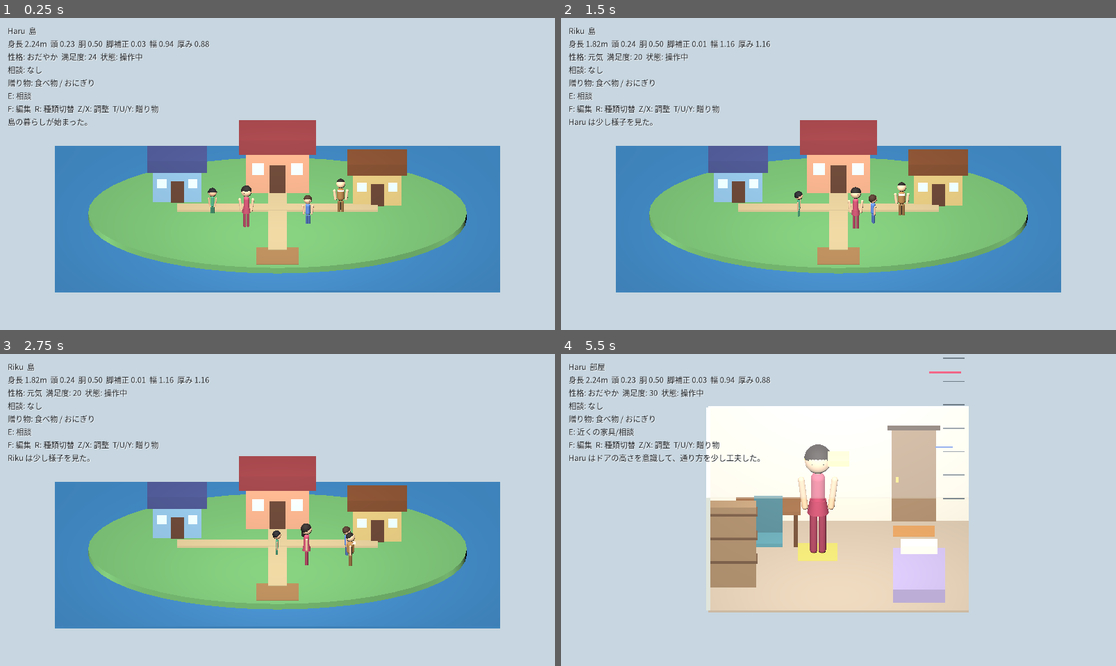
Above: before the commit, frames 1-4 (two rows, left to right).
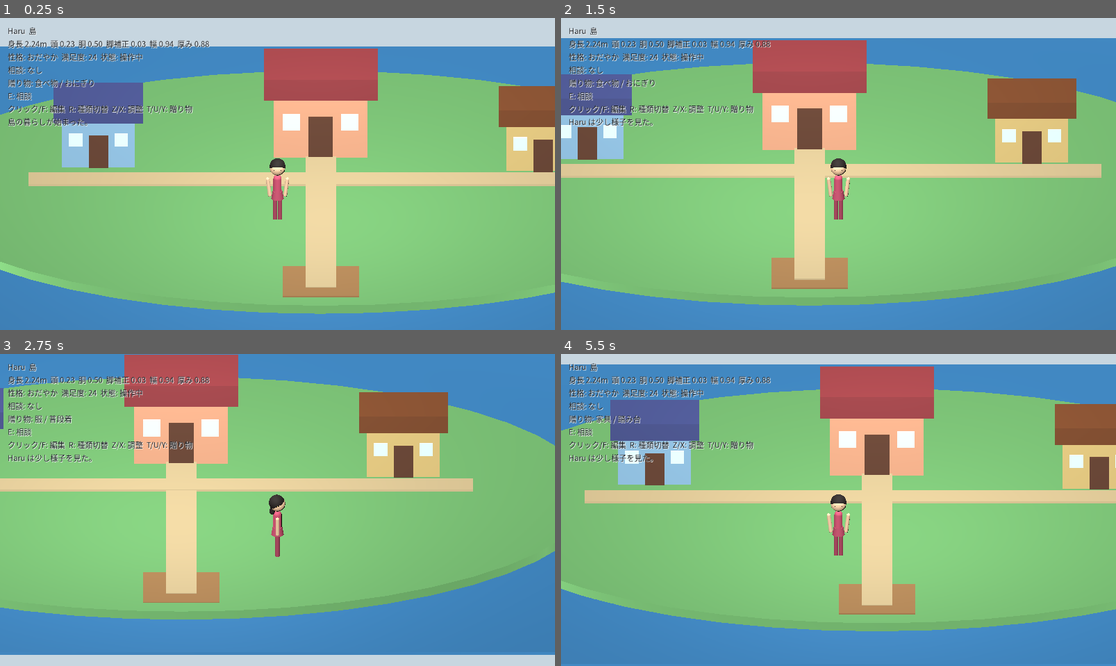
Above: after the commit, the same moments.

Repository: tinky44/tomocol_lite
Game: Godot game, scene res://scenes/main.tscn
Same seed, same stepped clock (60 frames per second), same inputs: the game is played once before the commit and once after it.
Inputs (mouse positions are in pixels of both pictures, inside the frame that each line leads up to):
- Up to frame 1 (0.25 s): no input
- Up to frame 2 (1.5 s): tap Enter at 0.5 s; move the mouse to (960, 158) at 0.52 s; hold D 0.53-1.28 s; hold F 0.53-1.28 s; click (960, 158) at 0.67 s; tap Space at 0.77 s; tap Q at 0.8, 1.35 s; move the mouse to (727, 189) at 1.27 s; hold S from 1.28 s (still down); click (727, 189) at 1.42 s
- Up to frame 3 (2.75 s): tap Space at 1.52 s; tap Tab at 1.55 s; move the mouse to (333, 441) at 2.02 s; release S at 2.03 s; hold D from 2.03 s (still down); hold Tab from 2.03 s (still down); click (333, 441) at 2.17 s; tap T at 2.3 s
- Up to frame 4 (5.5 s): move the mouse to (810, 572) at 2.77 s; release D at 2.78 s; release Tab at 2.78 s; hold W 2.78-3.53 s; tap T at 2.85 s; click (810, 572) at 2.92 s; tap Space at 3.02, 3.77, 4.52 s; tap E at 3.05 s; move the mouse to (1005, 556) at 3.52 s; hold E 3.53-4.28 s; hold A 3.53-5.03 s; click (1005, 556) at 3.67 s; tap F at 3.8, 4.35 s; move the mouse to (672, 463) at 4.27 s; click (672, 463) at 4.42 s; tap Q at 4.55 s; move the mouse to (866, 510) at 5.02 s; hold S from 5.03 s (still down); hold Q from 5.03 s (still down); click (866, 510) at 5.17 s; tap Tab at 5.3 s

The runs differ from the first frame. In frame 1, 79% of the frame differs, in the area x 0-100%, y 9-100%; in frame 2, 81%; in frame 3, 78%; in frame 4, 95%, in the area x 0-100%, y 1-100%.

Commit message:
feat: メインキャラ視点と靴編集を追加
Co-authored-by: chatgpt-codex-connector[bot] <199175422+chatgpt-codex-connector[bot]@users.noreply.github.com>

Diff:
--- a/godot-project/scripts/Main.gd
+++ b/godot-project/scripts/Main.gd
@@ -8,13 +8,14 @@
 const ROOM_DEPTH := 4.0
 const ROOM_HEIGHT := 2.4
 
-const ISLAND_RADIUS_X := 4.25
-const ISLAND_RADIUS_Z := 3.05
+const ISLAND_RADIUS_X := 6.20
+const ISLAND_RADIUS_Z := 4.15
 
 const DEFAULT_HEIGHT := 1.60
 const DEFAULT_DOOR_HEIGHT := 2.00
 const HEIGHT_MIN := 1.35
 const HEIGHT_MAX := 3.20
+const STARTING_RESIDENT_COUNT := 1
 const ISLAND_RESIDENT_SCALE := 0.46
 const HOUSE_RESIDENT_SCALE := 1.0
 
@@ -44,9 +45,15 @@
 const CLOTHES_AXIS_STYLE := 0
 const CLOTHES_AXIS_COLOR := 1
 const CLOTHES_AXIS_SKIN := 2
+const CLOTHES_AXIS_SHOES := 3
 
 const HOUSE_ENTRY_POINT := Vector3(0.0, 0.0, -0.82)
 const ROOM_EXIT_POINT := Vector3(1.45, 0.0, -1.43)
+const ISLAND_HOUSE_BLOCKERS := [
+	{"center": Vector2(0.0, -1.52), "half_extents": Vector2(0.86, 0.64)},
+	{"center": Vector2(-3.35, -1.10), "half_extents": Vector2(0.72, 0.56)},
+	{"center": Vector2(3.35, -0.96), "half_extents": Vector2(0.72, 0.56)}
+]
 
 const GIFT_CATEGORY_KEYS := ["food", "clothes", "furniture", "tools"]
 const GIFT_CATEGORY_LABELS := {
@@ -100,6 +107,13 @@
 	Color(0.72, 0.50, 0.36),
 	Color(0.98, 0.86, 0.72)
 ]
+const SHOE_COLORS := [
+	Color(0.10, 0.10, 0.12),
+	Color(0.34, 0.22, 0.14),
+	Color(0.86, 0.82, 0.72),
+	Color(0.18, 0.24, 0.36),
+	Color(0.62, 0.22, 0.28)
+]
 const HAIR_STYLE_LABELS := ["短め", "長め", "おだんご", "ポニーテール", "ボブ"]
 const OUTFIT_LABELS := {
 	"casual": "普段着",
@@ -137,9 +151,9 @@
 var room_root: Node3D
 var camera: Camera3D
 var camera_yaw := 0.0
-var camera_distance := 7.2
-var camera_height := 3.2
-var camera_size := 7.0
+var camera_distance := 5.2
+var camera_height := 2.45
+var camera_size := 4.7
 
 
 func _ready() -> void:
@@ -158,6 +172,20 @@
 	_update_selection_marker()
 	_update_hud()
 	_update_camera()
+
+
+func _unhandled_input(event: InputEvent) -> void:
+	if residents.is_empty():
+		return
+	if event is InputEventMouseButton:
+		var mouse_event := event as InputEventMouseButton
+		if mouse_event.button_index == MOUSE_BUTTON_LEFT and mouse_event.pressed:
+			if _click_hits_selected_resident(mouse_event.position):
+				edit_mode = true
+				input_cooldown = 0.20
+				var profile: Dictionary = residents[selected_index]["profile"]
+				_record_event("%s の編集を始めた。" % String(profile.get("name", "Resident")))
+				get_viewport().set_input_as_handled()
 
 
 func _build_world() -> void:
@@ -196,24 +224,19 @@
 	if Input.is_key_pressed(KEY_K):
 		camera_height = clampf(camera_height - 1.8 * delta, 1.6, 6.4)
 	if Input.is_key_pressed(KEY_MINUS):
-		camera_size = clampf(camera_size + 2.5 * delta, 4.4, 10.0)
+		camera_size = clampf(camera_size + 2.5 * delta, 3.4, 8.0)
 	if Input.is_key_pressed(KEY_EQUAL):
-		camera_size = clampf(camera_size - 2.5 * delta, 4.4, 10.0)
+		camera_size = clampf(camera_size - 2.5 * delta, 3.4, 8.0)
 	if Input.is_key_pressed(KEY_HOME):
 		camera_yaw = 0.0
-		camera_height = 2.9 if current_place == "room" else 3.2
-		camera_size = 6.0 if current_place == "room" else 7.0
+		camera_distance = 4.4 if current_place == "room" else 5.2
+		camera_height = 2.05 if current_place == "room" else 2.45
+		camera_size = 3.9 if current_place == "room" else 4.7
 
 
 func _handle_player_input(delta: float) -> bool:
 	if input_cooldown <= 0.0:
-		if Input.is_key_pressed(KEY_Q):
-			_select_resident(-1)
-			input_cooldown = 0.18
-		elif Input.is_key_pressed(KEY_TAB):
-			_select_resident(1)
-			input_cooldown = 0.18
-		elif Input.is_key_pressed(KEY_F):
+		if Input.is_key_pressed(KEY_F):
 			edit_mode = not edit_mode
 			input_cooldown = 0.20
 		elif edit_mode and Input.is_key_pressed(KEY_R):
@@ -324,7 +347,7 @@
 	if edit_section == EDIT_SECTION_HAIR:
 		return edit_axis == HAIR_AXIS_STYLE or edit_axis == HAIR_AXIS_COLOR
 	if edit_section == EDIT_SECTION_CLOTHES:
-		return edit_axis == CLOTHES_AXIS_STYLE or edit_axis == CLOTHES_AXIS_COLOR or edit_axis == CLOTHES_AXIS_SKIN
+		return edit_axis == CLOTHES_AXIS_STYLE or edit_axis == CLOTHES_AXIS_COLOR or edit_axis == CLOTHES_AXIS_SKIN or edit_axis == CLOTHES_AXIS_SHOES
 	return false
 
 
@@ -405,6 +428,11 @@
 			var next_skin_index := _wrap_index(old_skin_index + int(sign(direction)), SKIN_COLORS.size())
 			profile["skin_color_index"] = next_skin_index
 			profile["skin_color"] = SKIN_COLORS[next_skin_index]
+		CLOTHES_AXIS_SHOES:
+			var old_shoe_index := int(profile.get("shoe_color_index", 0))
+			var next_shoe_index := _wrap_index(old_shoe_index + int(sign(direction)), SHOE_COLORS.size())
+			profile["shoe_color_index"] = next_shoe_index
+			profile["shoe_color"] = SHOE_COLORS[next_shoe_index]
 		_:
 			return false
 	resident["profile"] = profile
@@ -541,9 +569,9 @@
 	island_root.visible = false
 	room_root.visible = true
 	camera_yaw = 0.0
-	camera_height = 2.9
-	camera_size = 6.0
-	camera_distance = 6.0
+	camera_height = 2.05
+	camera_size = 3.9
+	camera_distance = 4.4
 	_place_single_resident_in_room(selected_index)
 
 
@@ -552,9 +580,9 @@
 	room_root.visible = false
 	island_root.visible = true
 	camera_yaw = 0.0
-	camera_height = 3.2
-	camera_size = 7.0
-	camera_distance = 7.2
+	camera_height = 2.45
+	camera_size = 4.7
+	camera_distance = 5.2
 	_place_all_residents_on_island()
 
 
@@ -592,10 +620,10 @@
 
 func _island_spawn_points() -> Array[Vector3]:
 	return [
-		Vector3(-0.70, 0.0, 0.75),
-		Vector3(0.68, 0.0, 0.58),
-		Vector3(-1.46, 0.0, 0.02),
-		Vector3(1.42, 0.0, -0.08)
+		Vector3(-0.65, 0.0, 1.08),
+		Vector3(1.15, 0.0, 0.82),
+		Vector3(-2.25, 0.0, 0.16),
+		Vector3(2.20, 0.0, 0.06)
 	]
 
 
@@ -1007,12 +1035,39 @@
 		normalized = normalized.normalized()
 		x = normalized.x * ISLAND_RADIUS_X * 0.88
 		z = normalized.y * ISLAND_RADIUS_Z * 0.78
-	return Vector3(x, 0.0, z)
+	return _push_out_of_island_houses(Vector3(x, 0.0, z))
 
 
 func _is_inside_island(position: Vector3) -> bool:
 	var normalized := Vector2(position.x / (ISLAND_RADIUS_X * 0.88), position.z / (ISLAND_RADIUS_Z * 0.78))
 	return normalized.length() <= 1.0
+
+
+func _push_out_of_island_houses(position: Vector3) -> Vector3:
+	var result := position
+	for blocker in ISLAND_HOUSE_BLOCKERS:
+		var center: Vector2 = blocker["center"]
+		var half_extents: Vector2 = blocker["half_extents"]
+		result = _push_out_of_rect(result, center, half_extents)
+	return result
+
+
+func _push_out_of_rect(position: Vector3, center: Vector2, half_extents: Vector2) -> Vector3:
+	var local := Vector2(position.x - center.x, position.z - center.y)
+	if absf(local.x) > half_extents.x or absf(local.y) > half_extents.y:
+		return position
+
+	var x_penetration := half_extents.x - absf(local.x)
+	var z_penetration := half_extents.y - absf(local.y)
+	if x_penetration < z_penetration:
+		local.x = _signed_edge(local.x) * half_extents.x
+	else:
+		local.y = _signed_edge(local.y) * half_extents.y
+	return Vector3(center.x + local.x, 0.0, center.y + local.y)
+
+
+func _signed_edge(value: float) -> float:
+	return -1.0 if value < 0.0 else 1.0
 
 
 func _add_residents() -> void:
@@ -1071,6 +1126,8 @@
 
 	if profiles.is_empty():
 		profiles = _default_profiles()
+	if profiles.size() > STARTING_RESIDENT_COUNT:
+		profiles.resize(STARTING_RESIDENT_COUNT)
 
 	for index in range(profiles.size()):
 		profiles[index] = _ensure_profile_defaults(profiles[index], index)
@@ -1210,9 +1267,11 @@
 	profile["cloth_color_index"] = _wrap_index(int(profile.get("cloth_color_index", 0)), CLOTH_COLORS.size())
 	profile["skin_color_index"] = _wrap_index(int(profile.get("skin_color_index", 0)), SKIN_COLORS.size())
 	profile["hair_color_index"] = _wrap_index(int(profile.get("hair_color_index", 0)), HAIR_COLORS.size())
+	profile["shoe_color_index"] = _wrap_index(int(profile.get("shoe_color_index", 0)), SHOE_COLORS.size())
 	profile["cloth_color"] = _color_from_value(profile.get("cloth_color", CLOTH_COLORS[int(profile["cloth_color_index"])]), CLOTH_COLORS[int(profile["cloth_color_index"])])
 	profile["skin_color"] = _color_from_value(profile.get("skin_color", SKIN_COLORS[int(profile["skin_color_index"])]), SKIN_COLORS[int(profile["skin_color_index"])])
 	profile["hair_color"] = _color_from_value(profile.get("hair_color", HAIR_COLORS[int(profile["hair_color_index"])]), HAIR_COLORS[int(profile["hair_color_index"])])
+	profile["shoe_color"] = _color_from_value(profile.get("shoe_color", SHOE_COLORS[int(profile["shoe_color_index"])]), SHOE_COLORS[int(profile["shoe_color_index"])])
 	profile["likes"] = _ensure_dict(profile.get("likes", fallback.get("likes", {})))
 	profile["relationships"] = _ensure_dict(profile.get("relationships", {}))
 	profile["inventory"] = _ensure_inventory(profile.get("inventory", {}))
@@ -1226,6 +1285,7 @@
 	profile["cloth_color"] = _color_from_value(profile.get("cloth_color", CLOTH_COLORS[0]), CLOTH_COLORS[0])
 	profile["skin_color"] = _color_from_value(profile.get("skin_color", SKIN_COLORS[0]), SKIN_COLORS[0])
 	profile["hair_color"] = _color_from_value(profile.get("hair_color", HAIR_COLORS[0]), HAIR_COLORS[0])
+	profile["shoe_color"] = _color_from_value(profile.get("shoe_color", SHOE_COLORS[0]), SHOE_COLORS[0])
 	return profile
 
 
@@ -1234,6 +1294,7 @@
 	saved["cloth_color"] = _color_to_html(profile.get("cloth_color", CLOTH_COLORS[0]))
 	saved["skin_color"] = _color_to_html(profile.get("skin_color", SKIN_COLORS[0]))
 	saved["hair_color"] = _color_to_html(profile.get("hair_color", HAIR_COLORS[0]))
+	saved["shoe_color"] = _color_to_html(profile.get("shoe_color", SHOE_COLORS[0]))
 	return saved
 
 
@@ -1613,34 +1674,71 @@
 	add_child(camera)
 
 
+func _click_hits_selected_resident(screen_position: Vector2) -> bool:
+	if camera == null or residents.is_empty():
+		return false
+
+	var resident: Dictionary = residents[selected_index]
+	var node: Node3D = resident["node"] as Node3D
+	if not node.visible:
+		return false
+
+	var profile: Dictionary = resident["profile"]
+	var visible_height := float(profile.get("height", DEFAULT_HEIGHT)) * node.scale.x
+	var feet := camera.unproject_position(node.global_position)
+	var torso := camera.unproject_position(node.global_position + Vector3(0.0, visible_height * 0.48, 0.0))
+	var head := camera.unproject_position(node.global_position + Vector3(0.0, visible_height * 0.88, 0.0))
+	var radius := 54.0 if current_place == "room" else 30.0
+	return _distance_to_segment(screen_position, feet, head) <= radius or screen_position.distance_to(torso) <= radius
+
+
+func _distance_to_segment(point: Vector2, a: Vector2, b: Vector2) -> float:
+	var segment := b - a
+	var length_squared := segment.length_squared()
+	if length_squared <= 0.0001:
+		return point.distance_to(a)
+	var t := clampf((point - a).dot(segment) / length_squared, 0.0, 1.0)
+	return point.distance_to(a + segment * t)
+
+
 func _update_camera() -> void:
 	if camera == null:
 		return
 
-	var target := Vector3(0.0, 0.90, -0.25)
-	if current_place == "room":
-		target = Vector3(0.0, 1.15, -0.05)
-
+	var target := _selected_camera_target()
 	var offset := Vector3(sin(camera_yaw) * camera_distance, camera_height, cos(camera_yaw) * camera_distance)
 	camera.position = target + offset
 	camera.size = camera_size
 	camera.look_at(target, Vector3.UP)
 
 
+func _selected_camera_target() -> Vector3:
+	if residents.is_empty():
+		return Vector3(0.0, 1.0, 0.0)
+
+	var resident: Dictionary = residents[selected_index]
+	var node: Node3D = resident["node"] as Node3D
+	var profile: Dictionary = resident["profile"]
+	var visible_height := float(profile.get("height", DEFAULT_HEIGHT)) * node.scale.x
+	if current_place == "room":
+		return node.position + Vector3(0.0, clampf(visible_height * 0.56, 0.92, 1.72), -0.04)
+	return node.position + Vector3(0.0, clampf(visible_height * 0.70, 0.45, 1.16), -0.18)
+
+
 func _add_island() -> void:
-	_add_box("Sea", Vector3(10.0, 0.05, 8.0), Vector3(0.0, -0.10, 0.0), Color(0.20, 0.48, 0.70))
+	_add_box("Sea", Vector3(ISLAND_RADIUS_X * 2.45, 0.05, ISLAND_RADIUS_Z * 2.55), Vector3(0.0, -0.10, 0.0), Color(0.20, 0.48, 0.70))
 
 	var island := _add_cylinder("Oval Island", 1.0, 0.16, Vector3(0.0, -0.02, 0.0), Color(0.42, 0.68, 0.40))
 	island.scale = Vector3(ISLAND_RADIUS_X, 1.0, ISLAND_RADIUS_Z)
 
-	_add_box("Front Dock", Vector3(0.95, 0.08, 0.90), Vector3(0.0, 0.04, 2.42), Color(0.62, 0.46, 0.28))
-	_add_box("Main Path", Vector3(0.42, 0.035, 3.20), Vector3(0.0, 0.075, 0.50), Color(0.78, 0.70, 0.52))
-	_add_box("Cross Path", Vector3(4.50, 0.035, 0.38), Vector3(0.0, 0.08, -0.25), Color(0.78, 0.70, 0.52))
+	_add_box("Front Dock", Vector3(1.15, 0.08, 1.05), Vector3(0.0, 0.04, ISLAND_RADIUS_Z * 0.80), Color(0.62, 0.46, 0.28))
+	_add_box("Main Path", Vector3(0.46, 0.035, ISLAND_RADIUS_Z * 1.38), Vector3(0.0, 0.075, 0.70), Color(0.78, 0.70, 0.52))
+	_add_box("Cross Path", Vector3(ISLAND_RADIUS_X * 1.42, 0.035, 0.40), Vector3(0.0, 0.08, -0.28), Color(0.78, 0.70, 0.52))
 	_add_box("Home Door Mat", Vector3(0.72, 0.032, 0.46), HOUSE_ENTRY_POINT + Vector3(0.0, 0.035, 0.0), Color(0.88, 0.62, 0.28))
 
 	_add_house("Center Home", Vector3(0.0, 0.0, -1.52), Color(0.86, 0.62, 0.48), Color(0.54, 0.20, 0.22), true)
-	_add_house("Left Home", Vector3(-2.25, 0.0, -0.92), Color(0.52, 0.70, 0.82), Color(0.24, 0.28, 0.50), false)
-	_add_house("Right Home", Vector3(2.24, 0.0, -0.74), Color(0.82, 0.72, 0.45), Color(0.45, 0.25, 0.12), false)
+	_add_house("Left Home", Vector3(-3.35, 0.0, -1.10), Color(0.52, 0.70, 0.82), Color(0.24, 0.28, 0.50), false)
+	_add_house("Right Home", Vector3(3.35, 0.0, -0.96), Color(0.82, 0.72, 0.45), Color(0.45, 0.25, 0.12), false)
 
 
 func _add_house(label: String, base_position: Vector3, wall_color: Color, roof_color: Color, active: bool) -> void:
@@ -1751,7 +1849,7 @@
 	var gift_item := _current_gift_item()
 	var gift_text := "%s / %s" % [String(GIFT_CATEGORY_LABELS.get(_current_gift_category(), "贈り物")), String(gift_item.get("name", "贈り物"))]
 
-	var edit_hint := "F: 編集  R: 種類切替  Z/X: 調整  T/U/Y: 贈り物"
+	var edit_hint := "クリック/F: 編集  R: 種類切替  Z/X: 調整  T/U/Y: 贈り物"
 	if edit_mode:
 		edit_hint = "編集中 %s %d %s %.2f | R:種類 1-6:項目 Z/X:調整 F:終了" % [
 			_edit_section_name(edit_section),
@@ -1837,6 +1935,8 @@
 					return "服の色"
 				CLOTHES_AXIS_SKIN:
 					return "肌の色"
+				CLOTHES_AXIS_SHOES:
+					return "靴の色"
 	return "項目"
 
 
@@ -1884,6 +1984,8 @@
 					return float(profile.get("cloth_color_index", 0))
 				CLOTHES_AXIS_SKIN:
 					return float(profile.get("skin_color_index", 0))
+				CLOTHES_AXIS_SHOES:
+					return float(profile.get("shoe_color_index", 0))
 	return 0.0
 
 
--- a/godot-project/scripts/ResidentAvatar.gd
+++ b/godot-project/scripts/ResidentAvatar.gd
@@ -18,6 +18,7 @@
 	var cloth_color: Color = profile.get("cloth_color", Color(0.55, 0.45, 0.75))
 	var skin_color: Color = profile.get("skin_color", Color(0.95, 0.78, 0.62))
 	var hair_color: Color = profile.get("hair_color", Color(0.12, 0.09, 0.08))
+	var shoe_color: Color = profile.get("shoe_color", Color(0.10, 0.10, 0.12))
 	var outfit_type := String(profile.get("outfit_type", "casual"))
 
 	# 頭を除いた首下を、胴体と脚でほぼ半分ずつ使う。leg_bias は少しだけ脚長/胴長へ寄せる調整値。
@@ -41,6 +42,10 @@
 
 	_add_part("Left Leg", _capsule_mesh(leg_height, leg_radius), Vector3(-hip_width * 0.25, leg_y, 0.0), cloth_color.darkened(0.20))
 	_add_part("Right Leg", _capsule_mesh(leg_height, leg_radius), Vector3(hip_width * 0.25, leg_y, 0.0), cloth_color.darkened(0.20))
+	var shoe_size := Vector3(leg_radius * 2.35, maxf(height * 0.034, 0.042), leg_radius * 3.50)
+	var shoe_y := maxf(height * 0.017, 0.021)
+	_add_part("Left Shoe", _box_mesh(shoe_size), Vector3(-hip_width * 0.25, shoe_y, leg_radius * 0.72), shoe_color)
+	_add_part("Right Shoe", _box_mesh(shoe_size), Vector3(hip_width * 0.25, shoe_y, leg_radius * 0.72), shoe_color)
 
 	_add_part("Torso", _capsule_mesh(torso_height, torso_radius), Vector3(0.0, torso_y, 0.0), cloth_color)
 	_add_part("Neck", _capsule_mesh(height * 0.08, height * 0.035), Vector3(0.0, neck_y, 0.0), skin_color.darkened(0.03))
Not shown, changed: todo.md
